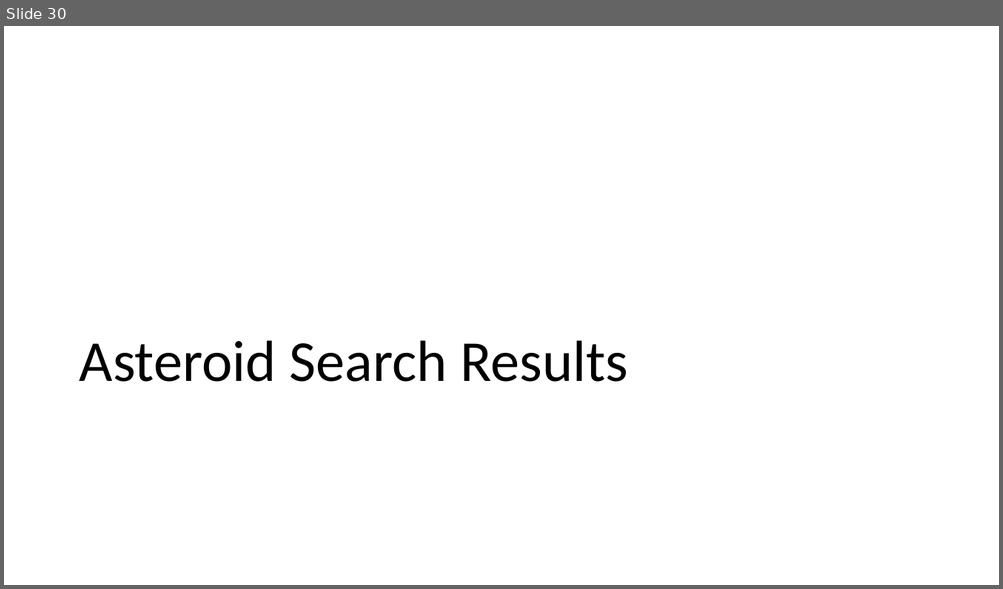
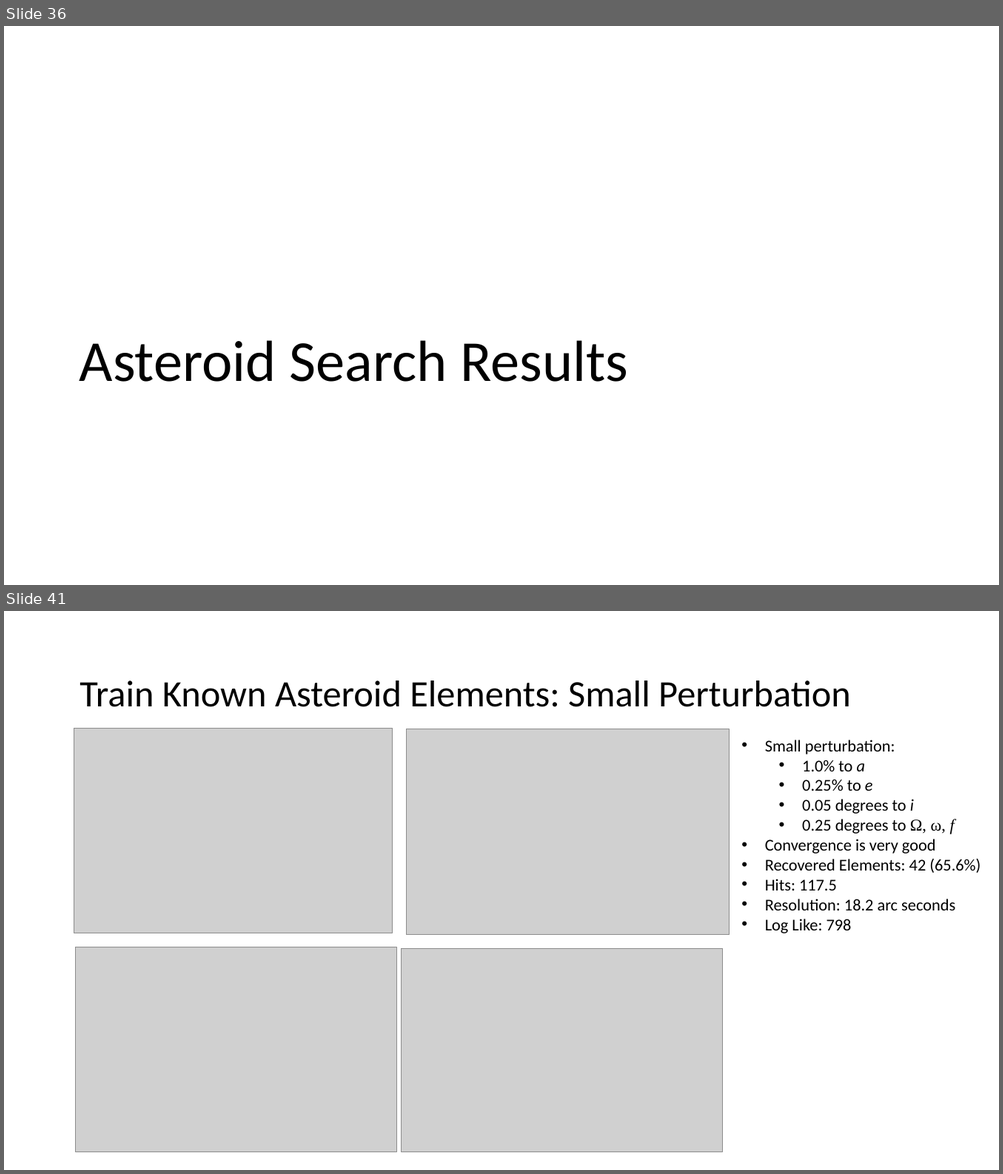
Before and after one commit to memanuel/kepler-sieve, a slide deck: thesis/kepler-sieve-slides.pptx. Shown one above the other, each under a label of ours: slide 30 before the commit, slides 36 and 41 after it; the slides between them are not shown. The pictures are 1003x589 and 1003x1174 pixels, drawn with LibreOffice and Linux fonts; fonts in the diff are those of the drawing; grey boxes stand for pictures. Boxes give left, top, right and bottom in pixels: in the first picture for what was removed or moved away, otherwise in the second. Text is boxed around its words. In the diff, an @@ line names an element or a change of style, - is before the commit and + after.

```diff
--- a/thesis/kepler-sieve-slides.pptx
+++ b/thesis/kepler-sieve-slides.pptx
@@ slide 41 added at (4,611,999,1170), background #FFFFFF @@
@@ title added at (79,681,851,707), 36 pt, text #000000 @@
+Train Known Asteroid Elements: Small Perturbation
@@ picture added at (74,728,392,934) @@
@@ picture added at (406,729,729,936) @@
@@ text added at (765,740,980,934), 16 pt, text #000000 @@
+• Small perturbation:
+  • 1.0% to a
+  • 0.25% to e
+  • 0.05 degrees to i
+  • 0.25 degrees to Ω, ω, f
+• Convergence is very good
+• Recovered Elements: 42 (65.6%)
+• Hits: 117.5
+• Resolution: 18.2 arc seconds
+• Log Like: 798
@@ picture added at (76,948,396,1153) @@
@@ picture added at (401,949,723,1153) @@
@@ what was slide 30 is now slide 36 @@
```
Also in this commit, not shown: 15 other slides added, 2 slides removed, 3 other files.
